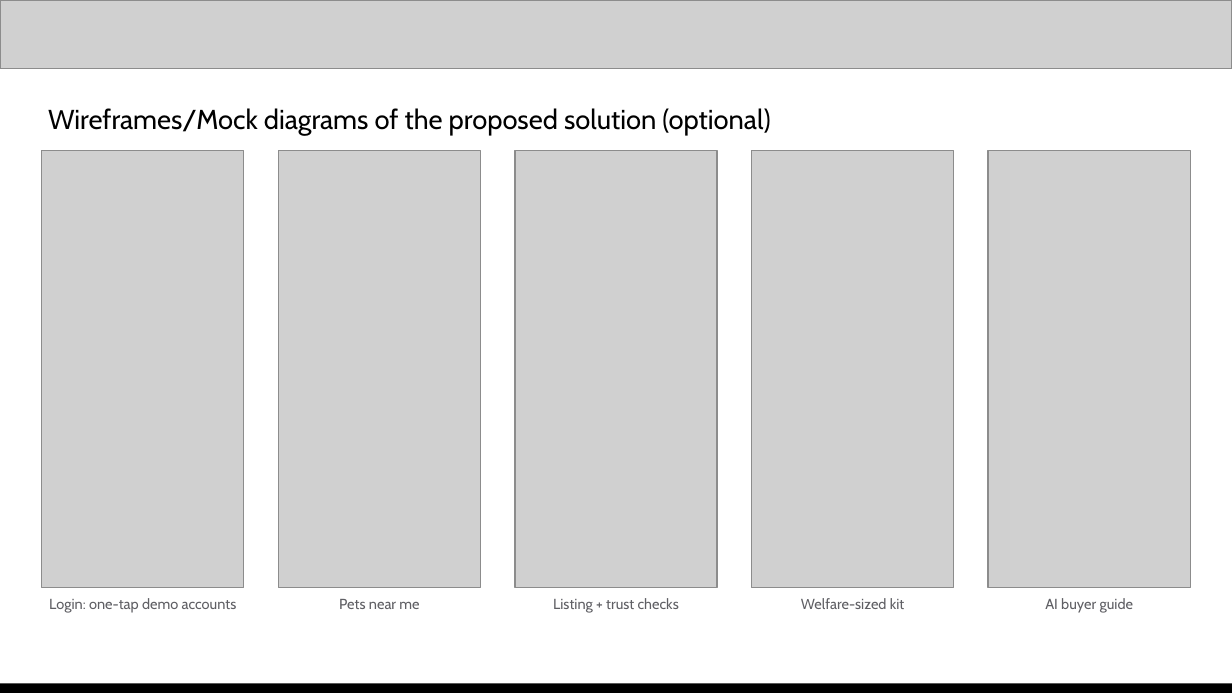
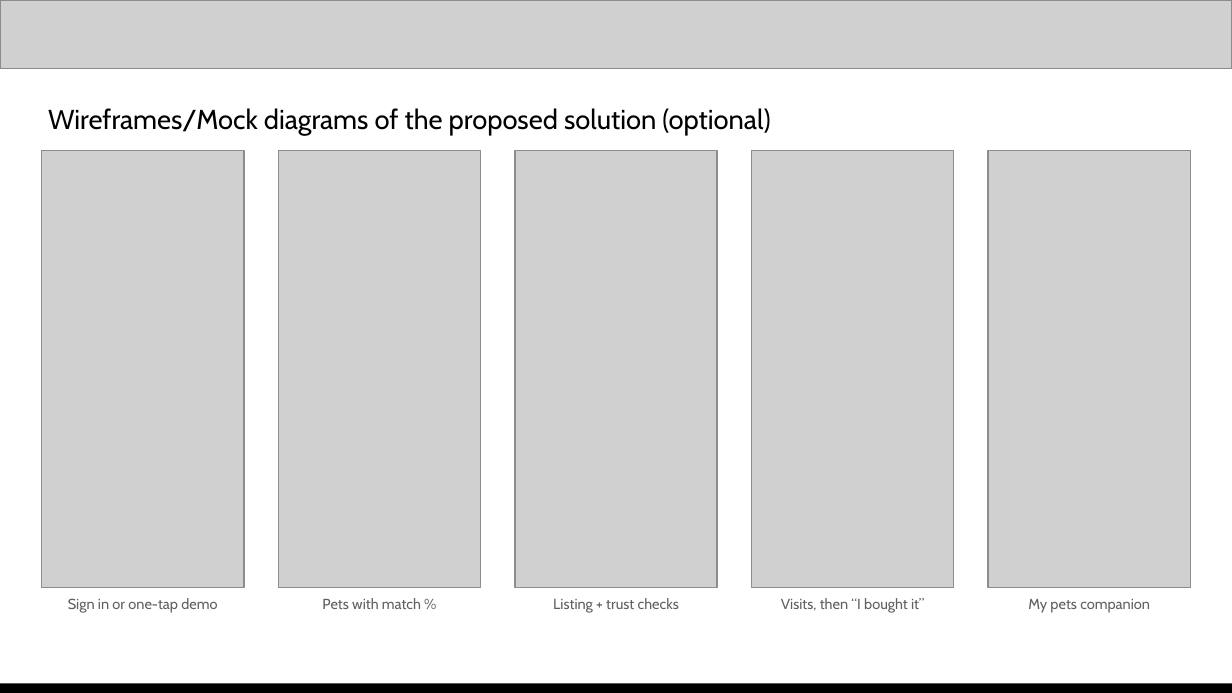
Before and after one commit to sudarsan-22/breedernear-ai, a slide deck: slide 6 of docs/submission/BreederNear-AI-deck.pptx. Drawn at 1232x693 pixels with LibreOffice and Linux fonts; fonts in the diff are those of the drawing; grey boxes stand for pictures. Boxes give left, top, right and bottom in pixels: in the first picture for what was removed or moved away, otherwise in the second. Text is boxed around its words. In the diff, an @@ line names an element or a change of style, - is before the commit and + after.

```diff
--- a/docs/submission/BreederNear-AI-deck.pptx
+++ b/docs/submission/BreederNear-AI-deck.pptx
@@ text at [68,598,217,613]: text changed @@
-Login: one-tap demo accounts
+Sign in or one-tap demo
@@ text at [322,598,421,609]: text changed @@
-Pets near me
+Pets with match %
@@ text at [781,598,924,613]: text changed @@
-Welfare-sized kit
+Visits, then “I bought it”
@@ text at [1028,599,1150,613]: text changed @@
-AI buyer guide
+My pets companion
```
Also in this commit, not shown: 9 other slides changed, 1 other file.
